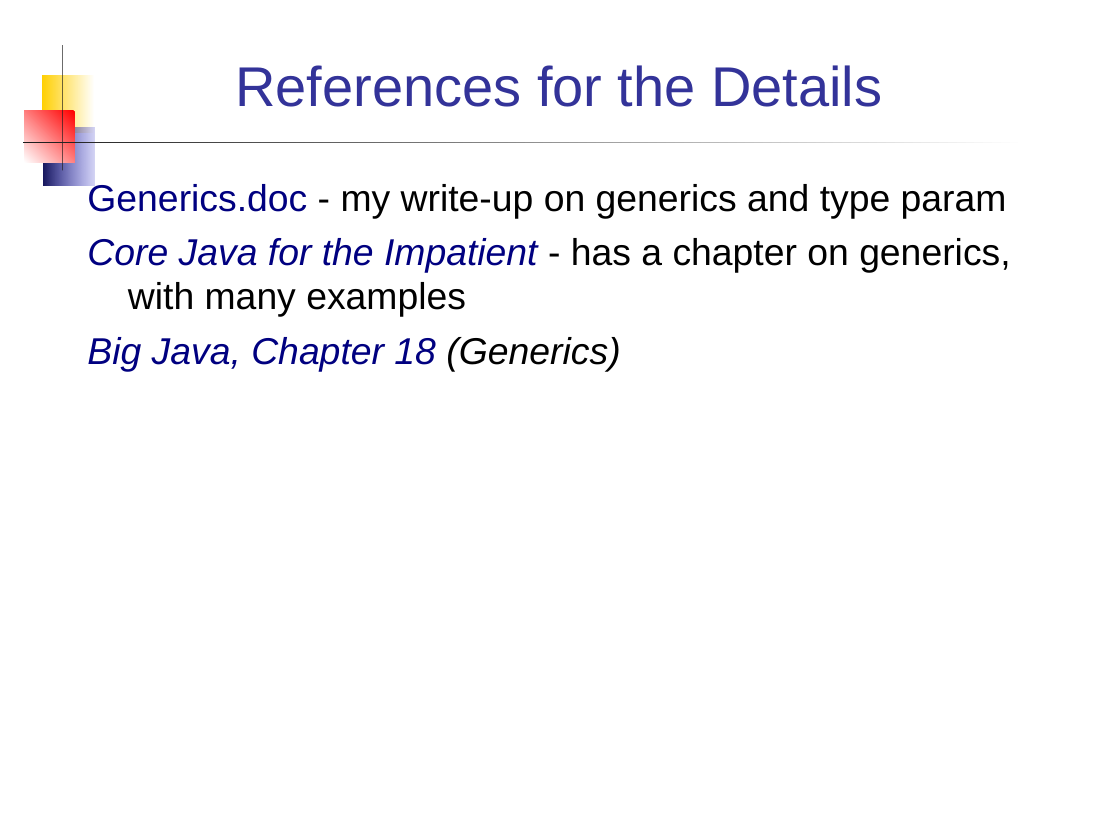
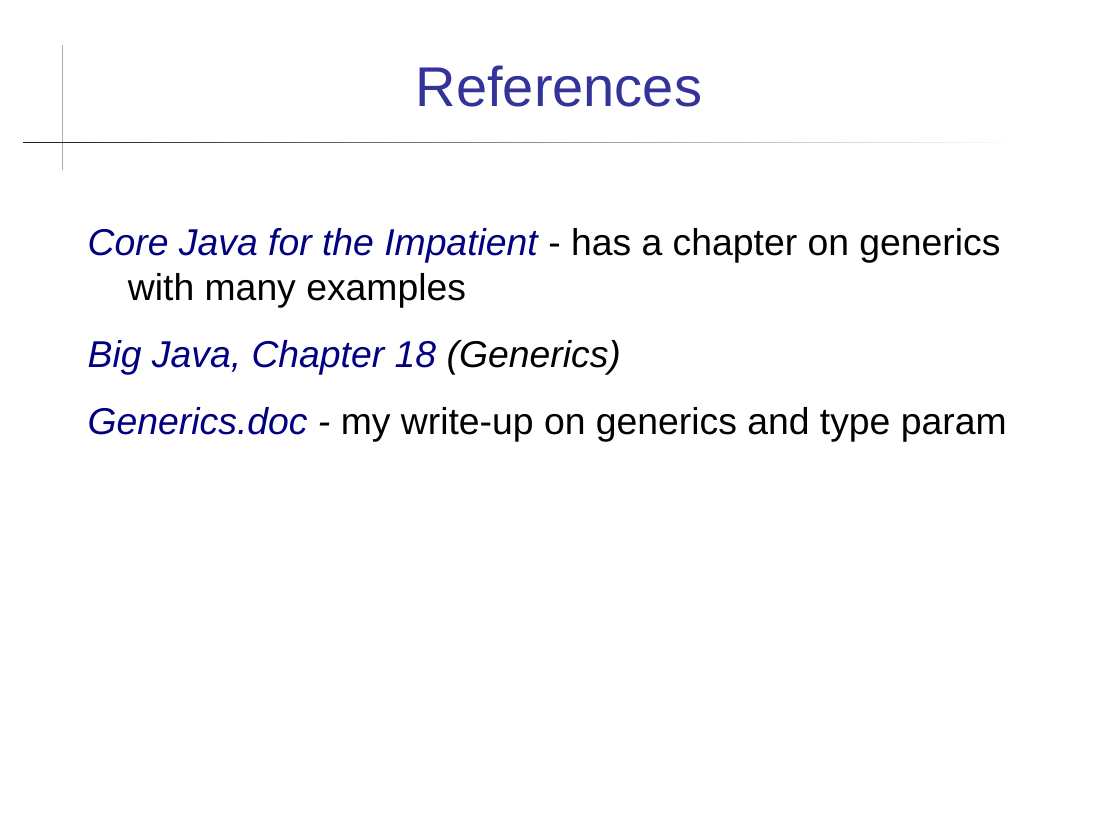
Before and after one commit to skeoop/skeoop.github.io, a slide deck: slide 15 of week13/Generics.ppt (slide 2 before the commit). Drawn at 1120x840 pixels with LibreOffice and Linux fonts; fonts in the diff are those of the drawing. Boxes give left, top, right and bottom in pixels: in the first picture for what was removed or moved away, otherwise in the second. Text is boxed around its words. In the diff, an @@ line names an element or a change of style, - is before the commit and + after.

```diff
--- a/week13/Generics.ppt
+++ b/week13/Generics.ppt
@@ rectangle removed at [41, 75, 94, 133] @@
@@ title at [416, 65, 702, 107]: text changed @@
-References for the Details
+References
@@ rectangle removed at [25, 111, 75, 162] @@
@@ rectangle removed at [44, 128, 94, 186] @@
@@ text at [87, 238, 1010, 371]: paragraphs removed @@
-Core Java for the Impatient - has a chapter on generics, with many examples
-Big Java, Chapter 18 (Generics)
@@ text at [88, 228, 1000, 375]: paragraphs added @@
+Core Java for the Impatient - has a chapter on generics with many examples
+Big Java, Chapter 18 (Generics)
@@ text at [88, 407, 1007, 442]: italic on in "Generics.doc -"; more space between paragraphs @@
```
Also in this commit, not shown: 12 other slides changed, 1 slide added, 1 other file.
